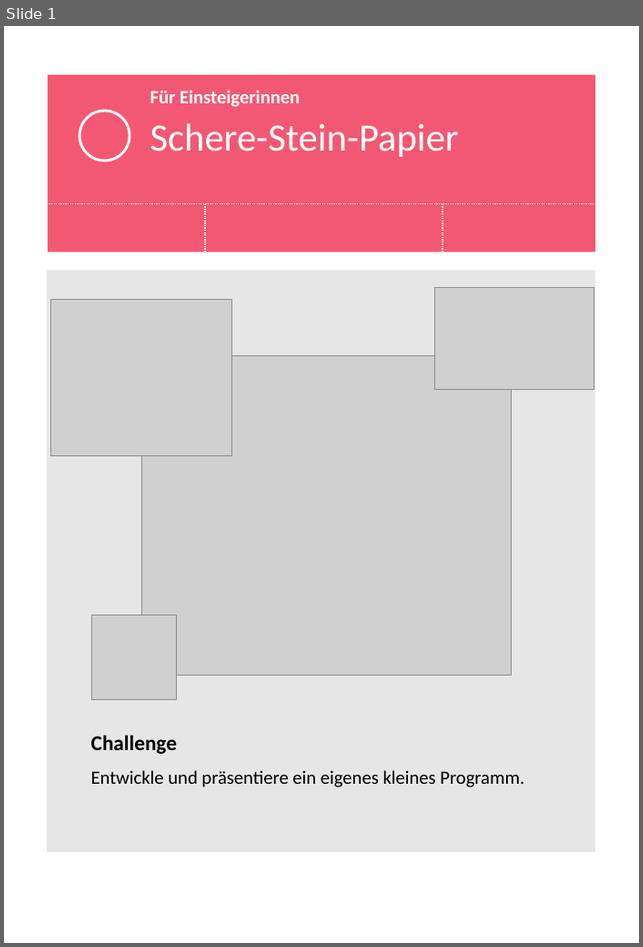
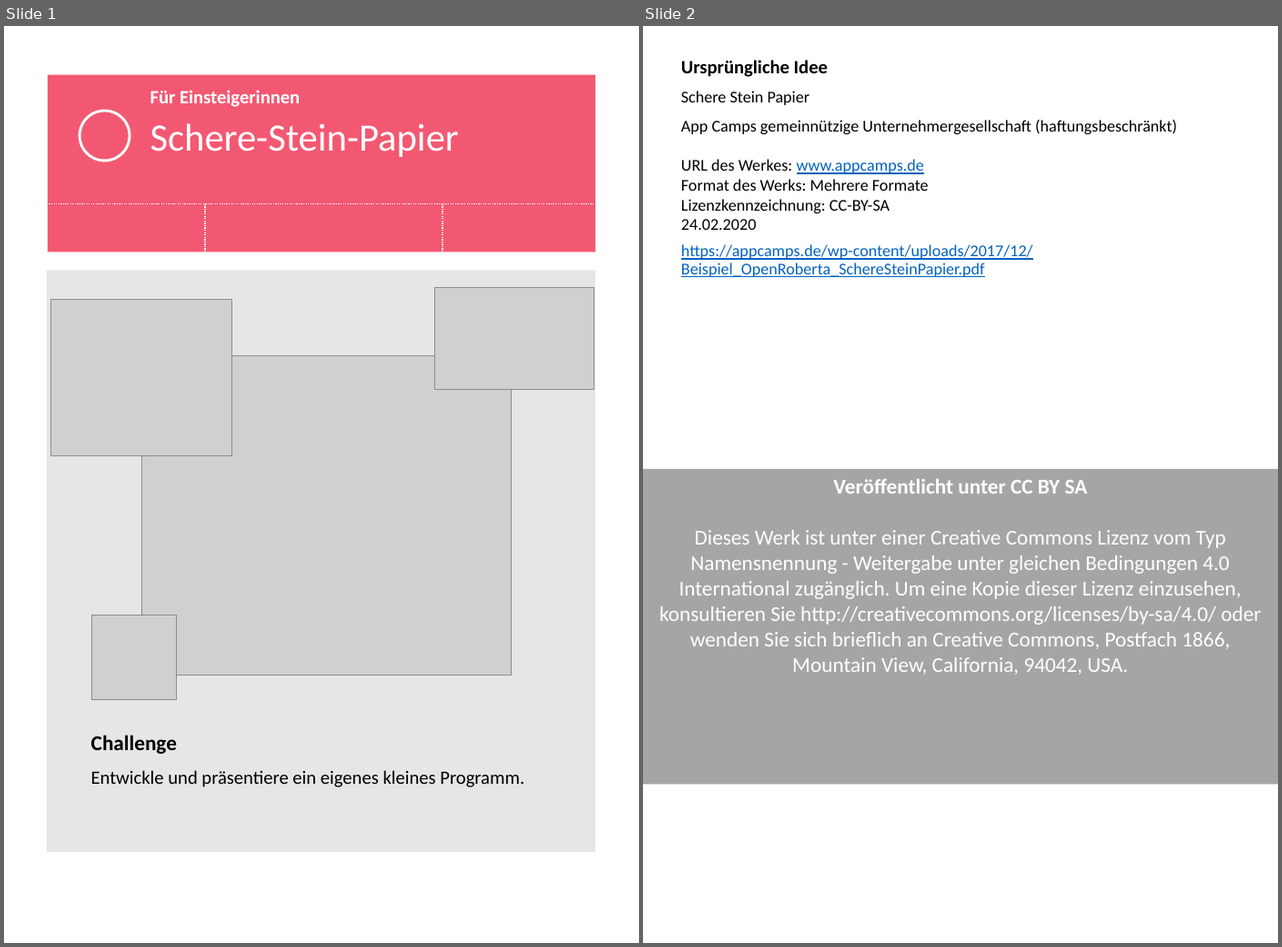
Before and after one commit to macim0/KISS_MINT, a slide deck: Schere-Stein-Papier/Schere-Stein-Papier.pptx. Shown side by side, each under a label of ours: slide 1 before the commit, slides 1 and 2 after it. The pictures are 643x947 and 1282x947 pixels, drawn with LibreOffice and Linux fonts; fonts in the diff are those of the drawing; grey boxes stand for pictures; background and template pictures are left out. Boxes give left, top, right and bottom in pixels: in the first picture for what was removed or moved away, otherwise in the second. Text is boxed around its words. In the diff, an @@ line names an element or a change of style, - is before the commit and + after.

```diff
--- a/Schere-Stein-Papier/Schere-Stein-Papier.pptx
+++ b/Schere-Stein-Papier/Schere-Stein-Papier.pptx
@@ slide 2 added at [643, 26, 1278, 943], background #FFFFFF; not listed: 4 template elements that a slide beside it also shows @@
@@ text added at [681, 60, 1177, 277], 14 pt, text #000000 @@
+Ursprüngliche Idee
+Schere Stein Papier
+App Camps gemeinnützige Unternehmergesellschaft (haftungsbeschränkt)
+URL des Werkes: www.appcamps.de
+Format des Werks: Mehrere Formate
+Lizenzkennzeichnung: CC-BY-SA
+24.02.2020
+https://appcamps.de/wp-content/uploads/2017/12/Beispiel_OpenRoberta_SchereSteinPapier.pdf
@@ rectangle added at [643, 469, 1278, 785], fill #A5A5A5, 18 pt, text #FFFFFF @@
+Veröffentlicht unter CC BY SA
+Dieses Werk ist unter einer Creative Commons Lizenz vom Typ Namensnennung - Weitergabe unter gleichen Bedingungen 4.0 International zugänglich. Um eine Kopie dieser Lizenz einzusehen, konsultieren Sie http://creativecommons.org/licenses/by-sa/4.0/ oder wenden Sie sich brieflich an Creative Commons, Postfach 1866, Mountain View, California, 94042, USA.
```
Also in this commit, not shown: 1 slide removed, 3 other files.
